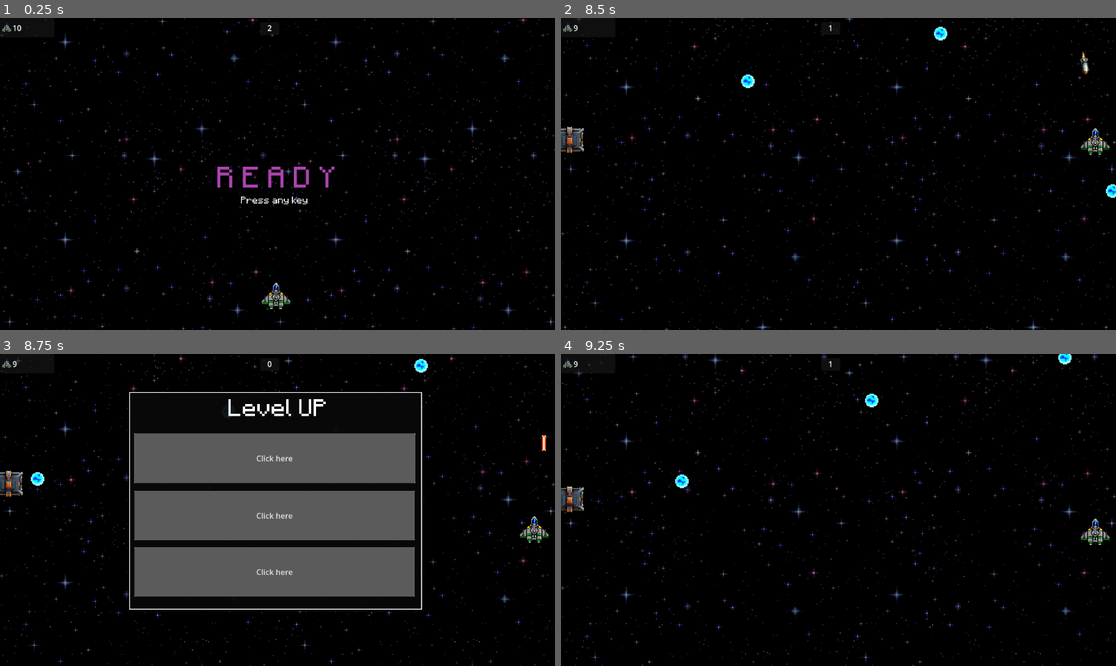
Above: before the commit, frames 1-4 (two rows, left to right).
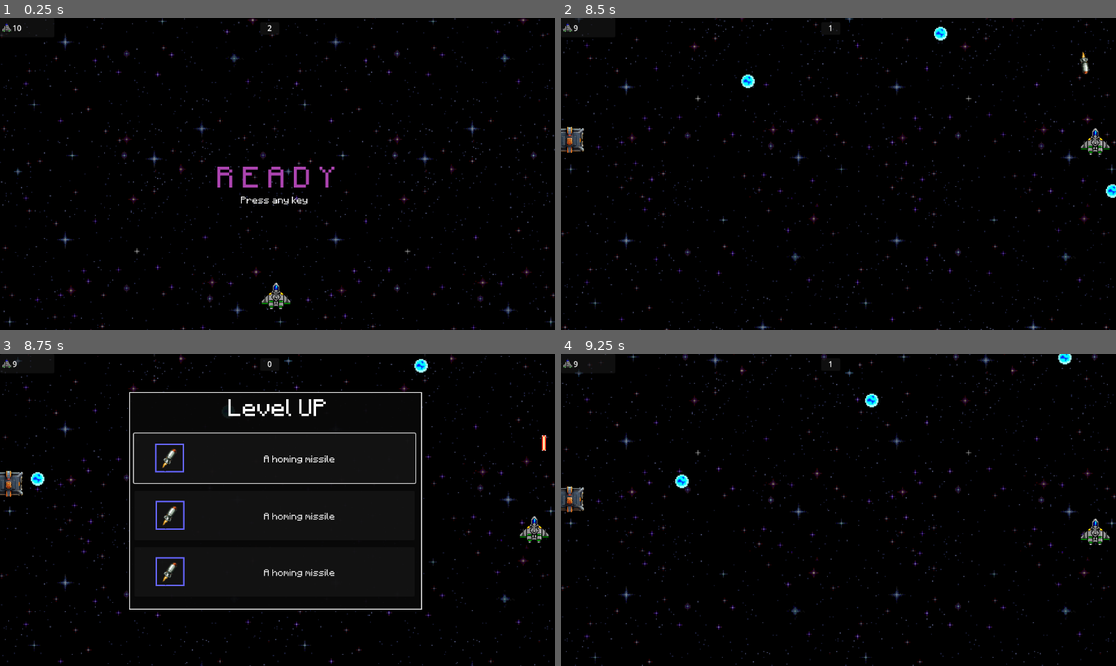
Above: after the commit, the same moments.

Repository: grammidin4eg/StartVoid
Game: Godot game, scene res://scenes/main/main.tscn
Two runs of this game, one before a commit and one after it. Both use one fixed random seed, a clock stepped at 60 frames per second and the inputs below. Sound files missing from this copy of the repository are replaced by a short silence.
Inputs (mouse positions are in pixels of both pictures, inside the frame that each line leads up to):
- Up to frame 1 (0.25 s): no input
- Up to frame 2 (8.5 s): tap Enter at 0.5 s; hold Space (fire) 0.53-1.28 s; hold W (up) 0.53-2.03 s; tap Space (fire) every 1.5 s from 1.35 to 7.35 s; hold Space (fire) 2.03-2.78 s; hold A (left) 2.03-3.53 s; hold S (down) 3.53-4.28 s; hold Space (fire) 3.53-4.28 s; hold D (right) 4.28-5.03 s; hold W (up) 5.03-5.78 s; hold Space (fire) 5.03-5.78 s; hold D (right) 5.78-8.03 s; hold Space (fire) 6.53-7.28 s; hold S (down) from 8.03 s (still down); hold Space (fire) from 8.03 s (still down)
- Up to frame 3 (8.75 s): keep holding S (down); keep holding Space (fire)
- Up to frame 4 (9.25 s): release S (down) at 8.75 s; release Space (fire) at 8.75 s; click (832, 456) at 8.75 s, where only the run before the commit has a clickable "Click here"

Frames 1-2 are identical in both runs. In frame 3, 24% of the frame differs, in the area x 23-76%, y 25-78%; in frame 4, nothing differs.

Commit message:
item level button

Diff:
--- a/project.godot
+++ b/project.godot
@@ -21,6 +21,22 @@
 
 [input]
 
+ui_up={
+"deadzone": 0.5,
+"events": [Object(InputEventKey,"resource_local_to_scene":false,"resource_name":"","device":0,"window_id":0,"alt_pressed":false,"shift_pressed":false,"ctrl_pressed":false,"meta_pressed":false,"pressed":false,"keycode":4194320,"physical_keycode":0,"key_label":0,"unicode":0,"echo":false,"script":null)
+, Object(InputEventJoypadButton,"resource_local_to_scene":false,"resource_name":"","device":0,"button_index":11,"pressure":0.0,"pressed":false,"script":null)
+, Object(InputEventJoypadMotion,"resource_local_to_scene":false,"resource_name":"","device":0,"axis":1,"axis_value":-1.0,"script":null)
+, Object(InputEventKey,"resource_local_to_scene":false,"resource_name":"","device":-1,"window_id":0,"alt_pressed":false,"shift_pressed":false,"ctrl_pressed":false,"meta_pressed":false,"pressed":false,"keycode":0,"physical_keycode":87,"key_label":0,"unicode":119,"echo":false,"script":null)
+]
+}
+ui_down={
+"deadzone": 0.5,
+"events": [Object(InputEventKey,"resource_local_to_scene":false,"resource_name":"","device":0,"window_id":0,"alt_pressed":false,"shift_pressed":false,"ctrl_pressed":false,"meta_pressed":false,"pressed":false,"keycode":4194322,"physical_keycode":0,"key_label":0,"unicode":0,"echo":false,"script":null)
+, Object(InputEventJoypadButton,"resource_local_to_scene":false,"resource_name":"","device":0,"button_index":12,"pressure":0.0,"pressed":false,"script":null)
+, Object(InputEventJoypadMotion,"resource_local_to_scene":false,"resource_name":"","device":0,"axis":1,"axis_value":1.0,"script":null)
+, Object(InputEventKey,"resource_local_to_scene":false,"resource_name":"","device":-1,"window_id":0,"alt_pressed":false,"shift_pressed":false,"ctrl_pressed":false,"meta_pressed":false,"pressed":false,"keycode":0,"physical_keycode":83,"key_label":0,"unicode":115,"echo":false,"script":null)
+]
+}
 left={
 "deadzone": 0.5,
 "events": [Object(InputEventKey,"resource_local_to_scene":false,"resource_name":"","device":-1,"window_id":0,"alt_pressed":false,"shift_pressed":false,"ctrl_pressed":false,"meta_pressed":false,"pressed":false,"keycode":0,"physical_keycode":65,"key_label":0,"unicode":97,"echo":false,"script":null)
--- a/scenes/level_item/level_item.gd
+++ b/scenes/level_item/level_item.gd
@@ -1,9 +1,20 @@
-extends Panel
+extends Button
 class_name LevelItemButton
 
-enum LevelItemType { NONE }
+enum LevelItemType { HOMING_MISSILE }
 
 signal level_slot_click(type: LevelItemType)
 
-func _on_button_pressed():
-	level_slot_click.emit(LevelItemType.NONE)
+const type_strings = ['A homing missile']
+const types = [LevelItemType.HOMING_MISSILE]
+const pics = [preload("res://images/homing_missile_level.png")]
+
+@export var type: LevelItemType
+
+func _ready():
+	type = types[0]
+	text = type_strings[0]
+	icon = pics[0]
+
+func on_click():
+	level_slot_click.emit(type)
--- a/scenes/level_item/level_item.tscn
+++ b/scenes/level_item/level_item.tscn
@@ -1,23 +1,15 @@
-[gd_scene load_steps=3 format=3 uid="uid://cxpi2gnhfjhj5"]
+[gd_scene load_steps=4 format=3 uid="uid://cxpi2gnhfjhj5"]
 
 [ext_resource type="Script" path="res://scenes/level_item/level_item.gd" id="1_2sia6"]
+[ext_resource type="FontFile" uid="uid://bfhavxvmpbiaa" path="res://font/Minecraft Seven_2.ttf" id="1_vki3f"]
+[ext_resource type="Texture2D" uid="uid://bw1qdikklr1fy" path="res://images/empty_level.png" id="2_gkayr"]
 
-[sub_resource type="StyleBoxFlat" id="StyleBoxFlat_xujup"]
-bg_color = Color(0.741385, 0.741385, 0.741385, 1)
-
-[node name="LevelItem" type="Panel"]
+[node name="LevelItem" type="Button"]
 offset_right = 603.0
 offset_bottom = 103.0
-theme_override_styles/panel = SubResource("StyleBoxFlat_xujup")
+theme_override_fonts/font = ExtResource("1_vki3f")
+text = "Click"
+icon = ExtResource("2_gkayr")
 script = ExtResource("1_2sia6")
 
-[node name="Button" type="Button" parent="."]
-layout_mode = 1
-anchors_preset = 15
-anchor_right = 1.0
-anchor_bottom = 1.0
-grow_horizontal = 2
-grow_vertical = 2
-text = "Click here"
-
-[connection signal="pressed" from="Button" to="." method="_on_button_pressed"]
+[connection signal="pressed" from="." to="." method="on_click"]
--- a/scenes/main/main.gd
+++ b/scenes/main/main.gd
@@ -34,6 +34,7 @@
 		$BonusSpawnMarker.stop()
 		$UILayer/LevelUpPanel.visible = true
 		$AudioStreamPlayer.hide_music()
+		$UILayer/LevelUpPanel/LevelItem.grab_focus()
 
 func add_laset_ball(vel_vector):
 	var new_ball = LASER_BALL.instantiate()
--- a/scenes/main/main.tscn
+++ b/scenes/main/main.tscn
@@ -200,6 +200,10 @@
 offset_top = 86.0
 offset_right = 594.0
 offset_bottom = 189.0
+focus_neighbor_top = NodePath("../LevelItem3")
+focus_neighbor_bottom = NodePath("../LevelItem2")
+focus_next = NodePath("../LevelItem2")
+focus_previous = NodePath("../LevelItem3")
 
 [node name="LevelItem2" parent="UILayer/LevelUpPanel" instance=ExtResource("7_x6582")]
 layout_mode = 0
@@ -207,6 +211,10 @@
 offset_top = 205.0
 offset_right = 593.0
 offset_bottom = 308.0
+focus_neighbor_top = NodePath("../LevelItem")
+focus_neighbor_bottom = NodePath("../LevelItem3")
+focus_next = NodePath("../LevelItem3")
+focus_previous = NodePath("../LevelItem")
 
 [node name="LevelItem3" parent="UILayer/LevelUpPanel" instance=ExtResource("7_x6582")]
 layout_mode = 0
@@ -214,6 +222,10 @@
 offset_top = 322.0
 offset_right = 593.0
 offset_bottom = 425.0
+focus_neighbor_top = NodePath("../LevelItem2")
+focus_neighbor_bottom = NodePath("../LevelItem")
+focus_next = NodePath("../LevelItem")
+focus_previous = NodePath("../LevelItem2")
 
 [node name="ParallaxBackground" type="ParallaxBackground" parent="."]
 script = ExtResource("7_d8je0")
Binary file added: images/empty_level.png
Not shown, added: images/empty_level.png.import
Binary file added: images/homing_missile_level.png
Not shown, added: images/homing_missile_level.png.import
